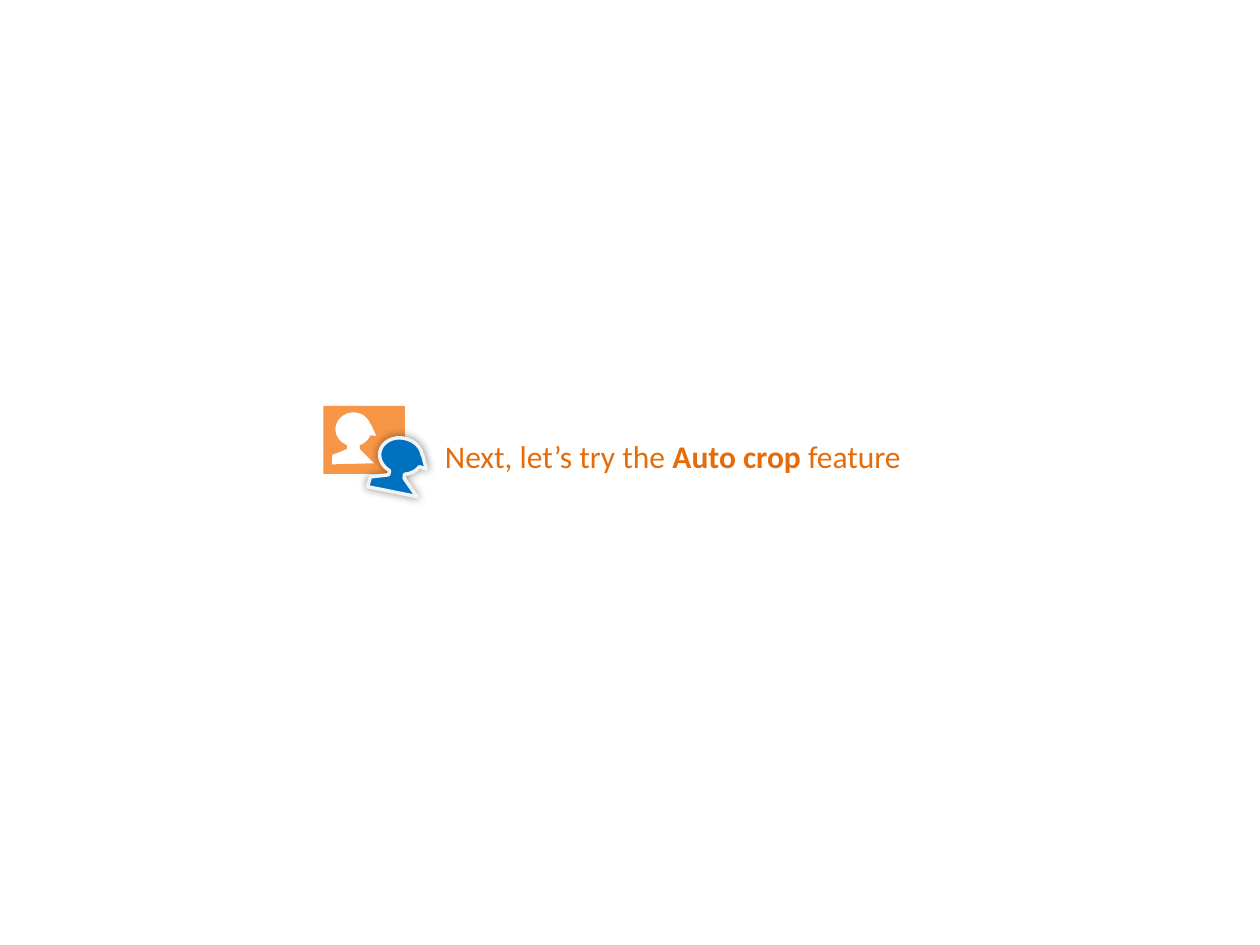
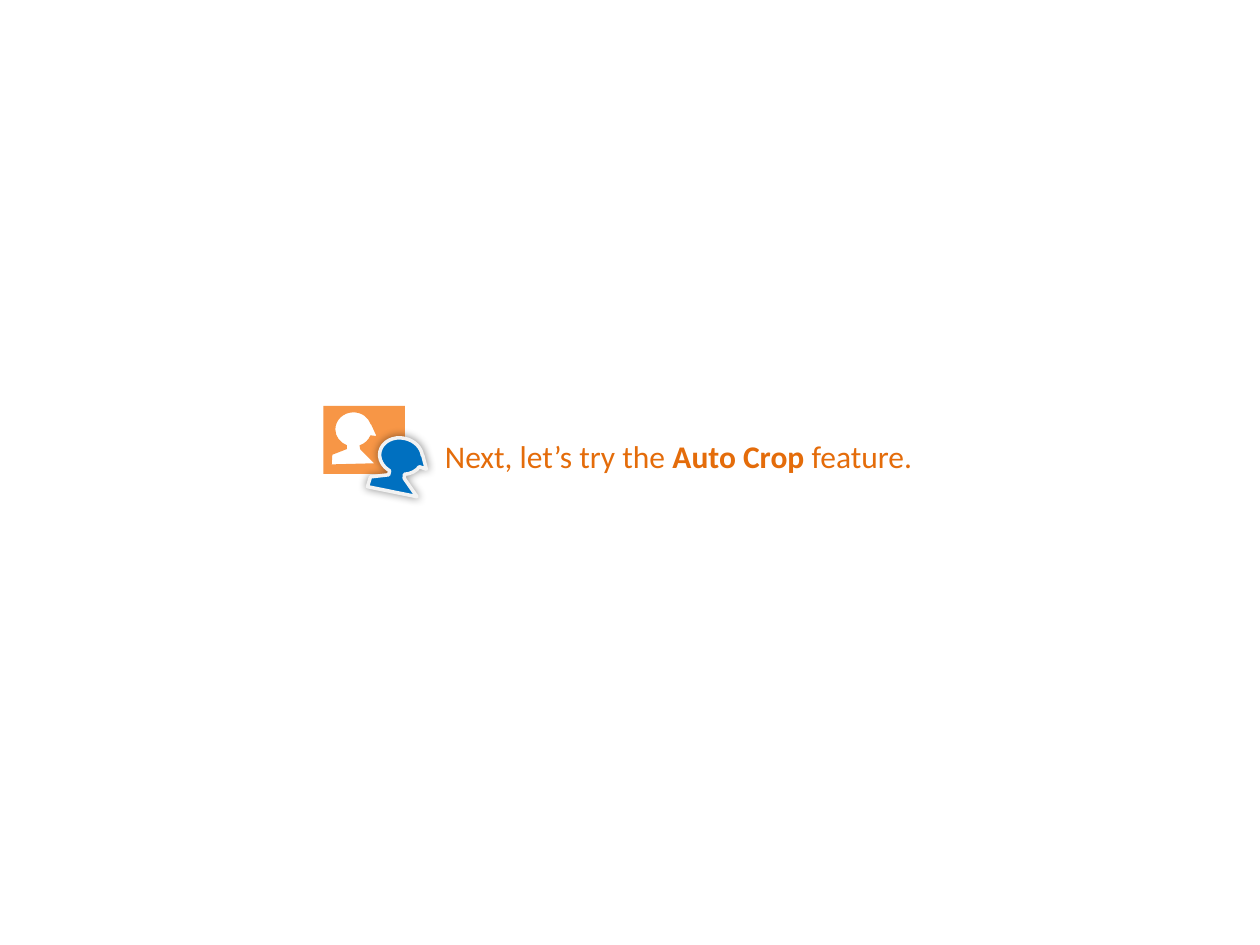
Before and after one commit to PowerPointLabs/PowerPointLabs, a slide deck: slide 22 of doc/PowerPointLabs Quick Tutorial.pptx. Drawn at 1260x945 pixels with LibreOffice and Linux fonts; fonts in the diff are those of the drawing. Boxes give left, top, right and bottom in pixels: in the first picture for what was removed or moved away, otherwise in the second. Text is boxed around its words. In the diff, an @@ line names an element or a change of style, - is before the commit and + after.

Commit message:
Update icons and phrasing of tutorial slides.
In particular, the Highlight Points section was changed - it previously
referred to Highlight Text instead.

```diff
--- a/doc/PowerPointLabs Quick Tutorial.pptx
+++ b/doc/PowerPointLabs Quick Tutorial.pptx
@@ text at (x1=445, y1=446, x2=912, y2=473): text changed @@
-Next, let’s try the Auto crop feature
+Next, let’s try the Auto Crop feature.
```
Also in this commit, not shown: 23 other slides changed.
